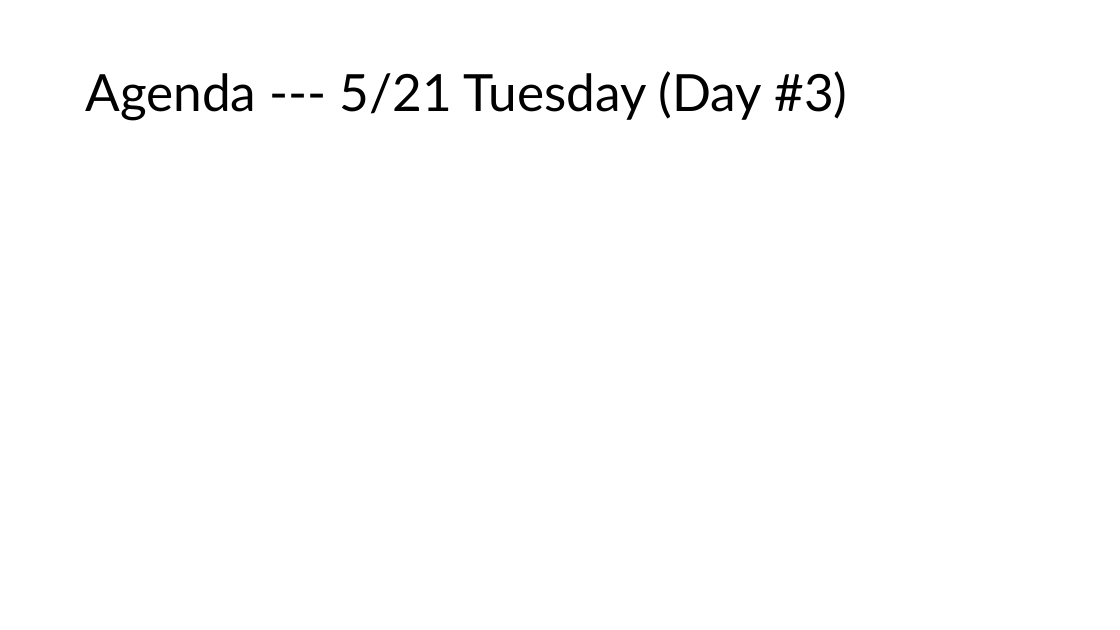
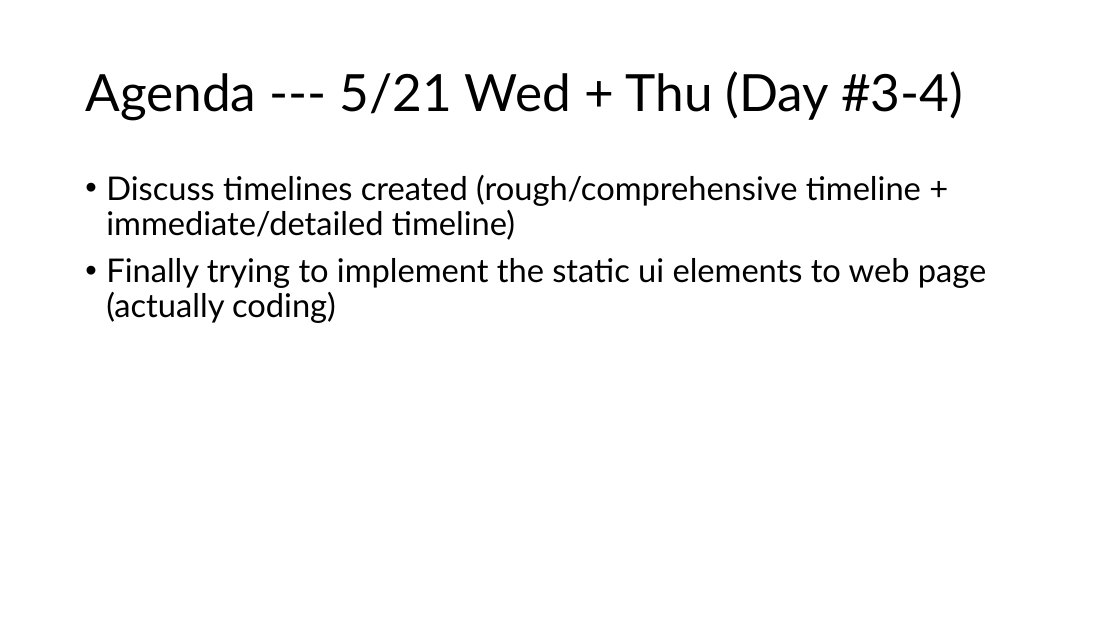
Before and after one commit to GregT7/PlanGauge, a slide deck: slide 13 of project_journal/standup/sprint2_standup.pptx. Drawn at 1120x630 pixels with LibreOffice and Linux fonts; fonts in the diff are those of the drawing. Boxes give left, top, right and bottom in pixels: in the first picture for what was removed or moved away, otherwise in the second. Text is boxed around its words. In the diff, an @@ line names an element or a change of style, - is before the commit and + after.

Commit message:
added professional meeting summary to project journal with a .md file and the presentation used to discuss progress

```diff
--- a/project_journal/standup/sprint2_standup.pptx
+++ b/project_journal/standup/sprint2_standup.pptx
@@ title at (85, 71, 963, 120): text changed @@
-Agenda --- 5/21 Tuesday (Day #3)
+Agenda --- 5/21 Wed + Thu (Day #3-4)
@@ text added at (106, 175, 986, 323), 28 pt, text #000000 @@
+• Discuss timelines created (rough/comprehensive timeline + immediate/detailed timeline)
+• Finally trying to implement the static ui elements to web page (actually coding)
```
Also in this commit, not shown: 2 other slides changed, 5 slides added, 2 other files.
